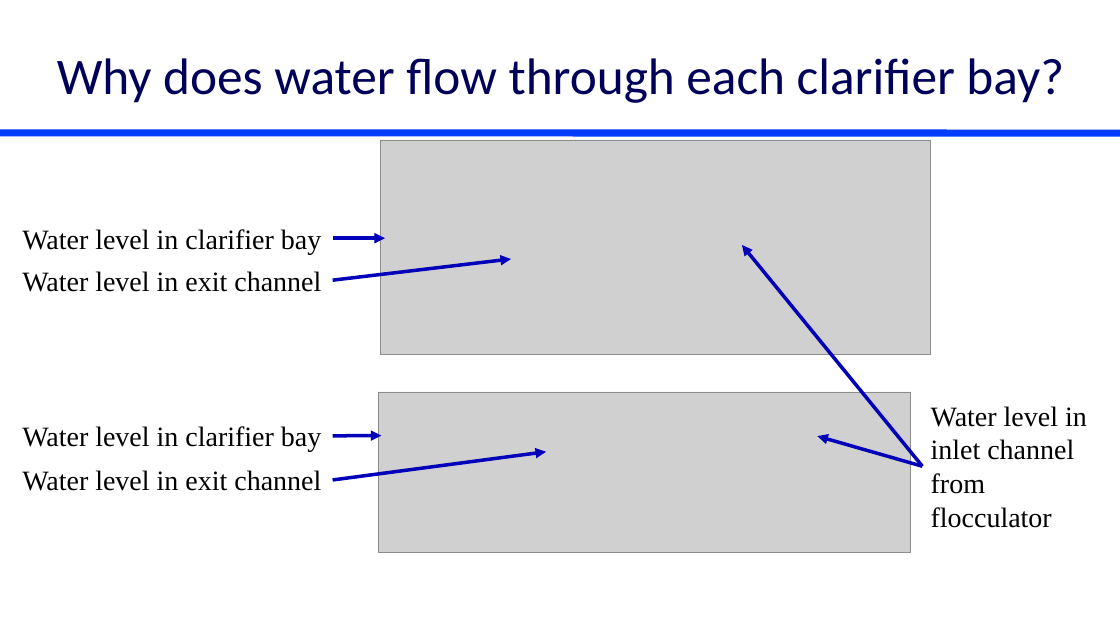
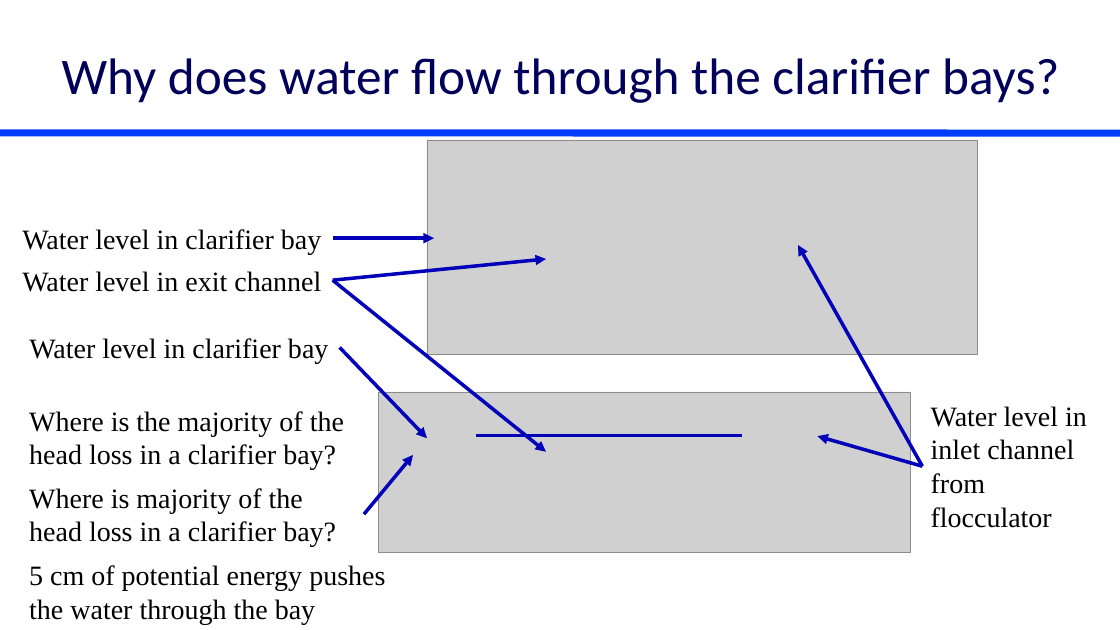
Before and after one commit to monroews/CEE4520Lectures, a slide deck: slide 5 of Manifolds.pptx (slide 7 before the commit). Drawn at 1120x630 pixels with LibreOffice and Linux fonts; fonts in the diff are those of the drawing; grey boxes stand for pictures. Boxes give left, top, right and bottom in pixels: in the first picture for what was removed or moved away, otherwise in the second. Text is boxed around its words. In the diff, an @@ line names an element or a change of style, - is before the commit and + after.

```diff
--- a/Manifolds.pptx
+++ b/Manifolds.pptx
@@ title at bbox=[62, 58, 1059, 103]: text changed @@
-Why does water flow through each clarifier bay?
+Why does water flow through the clarifier bays?
@@ picture: place and size @@
-picture at bbox=[381, 140, 931, 355]
+picture at bbox=[427, 140, 977, 355]
@@ arrow moved from (333, 239) - (385, 239) to (333, 239) - (434, 239) @@
@@ arrow moved from (333, 281) - (511, 259) to (333, 281) - (546, 259) @@
@@ arrow moved from (923, 466) - (742, 245) to (923, 466) - (798, 245) @@
@@ arrow moved from (333, 480) - (546, 452) to (333, 281) - (546, 452) @@
@@ text "Water level in clarifier bay": place and size @@
-text "Water level in clarifier bay" at bbox=[22, 426, 321, 452]
+text "Water level in clarifier bay" at bbox=[29, 338, 328, 363]
@@ arrow moved from (333, 436) - (381, 436) to (339, 348) - (427, 439) @@
@@ text added at bbox=[29, 411, 344, 470], 24 pt, text #000000 @@
+Where is the majority of the head loss in a clarifier bay?
@@ line added from (742, 436) to (476, 436), #0300BA 2.25 pt @@
@@ text removed at bbox=[22, 470, 321, 491] @@
-Water level in exit channel
@@ arrow added from (364, 514) to (413, 455), #0300BA 3 pt @@
@@ text added at bbox=[29, 488, 336, 547], 24 pt, text #000000 @@
+Where is majority of the head loss in a clarifier bay?
@@ text added at bbox=[29, 565, 385, 624], 24 pt, text #000000 @@
+5 cm of potential energy pushes the water through the bay
```
Also in this commit, not shown: 5 other slides changed, 1 slide added, 4 slides removed.
